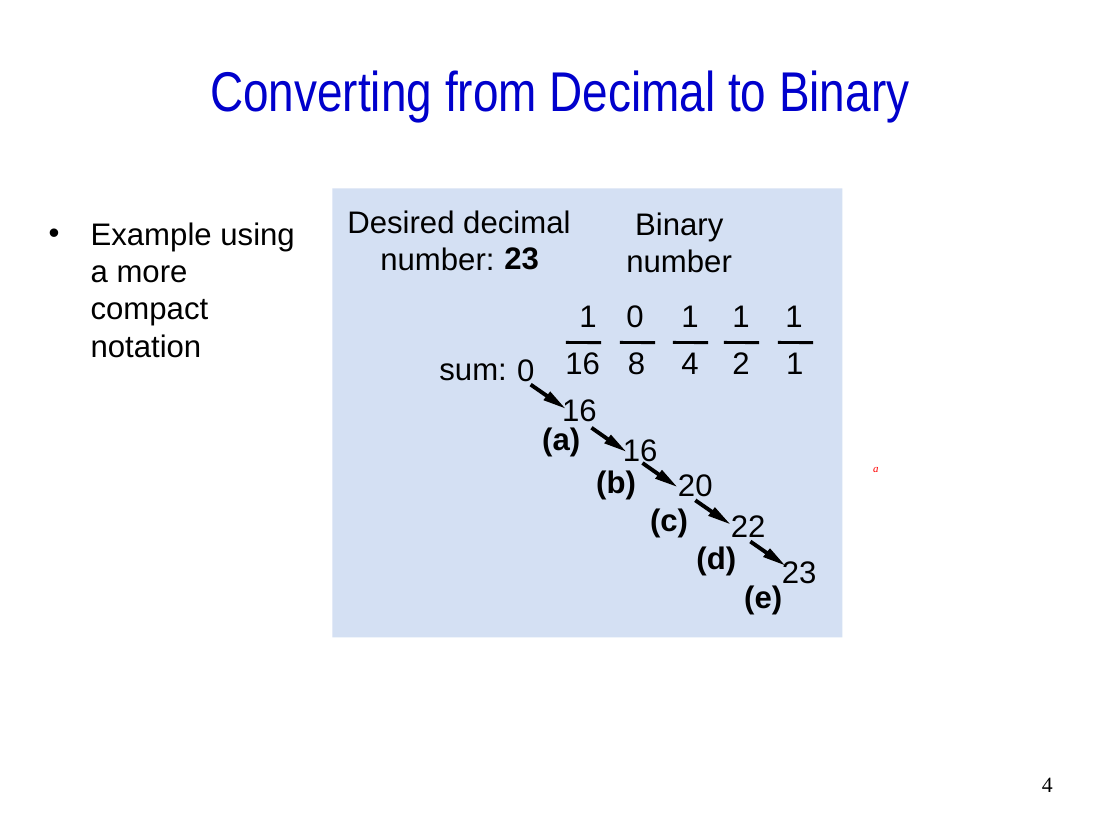
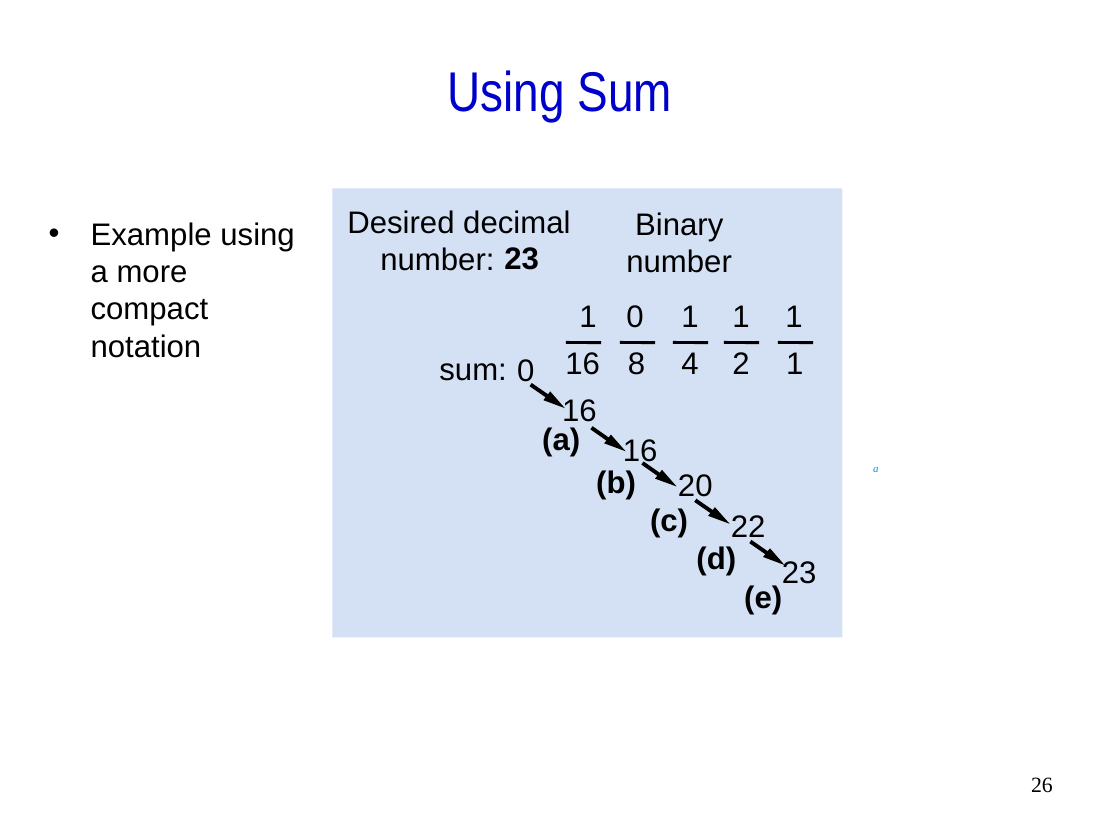
Before and after one commit to mochizukimax/ee260_2019_spring_materials_week_02_repo, a slide deck: slide 26 of docs/slides/ee260_2019_spring_materials_week_02_slides.ppt (slide 4 before the commit). Drawn at 1120x840 pixels with LibreOffice and Linux fonts; fonts in the diff are those of the drawing. Boxes give left, top, right and bottom in pixels: in the first picture for what was removed or moved away, otherwise in the second. Text is boxed around its words. In the diff, an @@ line names an element or a change of style, - is before the commit and + after.

```diff
--- a/docs/slides/ee260_2019_spring_materials_week_02_slides.ppt
+++ b/docs/slides/ee260_2019_spring_materials_week_02_slides.ppt
@@ title at [448,70,672,120]: text changed @@
-Converting from Decimal to Binary
+Using Sum
@@ text "a" at [873,467,878,472]: text colour #FF0000 to #009DD9 @@
@@ page number at [1031,777,1053,793]: text changed @@
-4
+26
```
Also in this commit, not shown: 7 other slides changed, 70 slides added, 19 slides removed, 2 other files.
